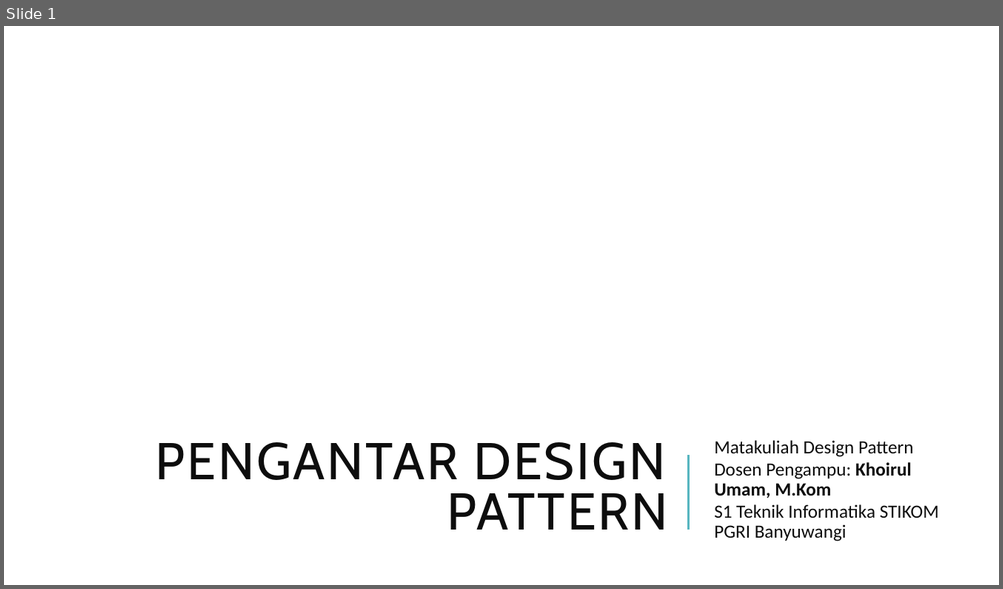
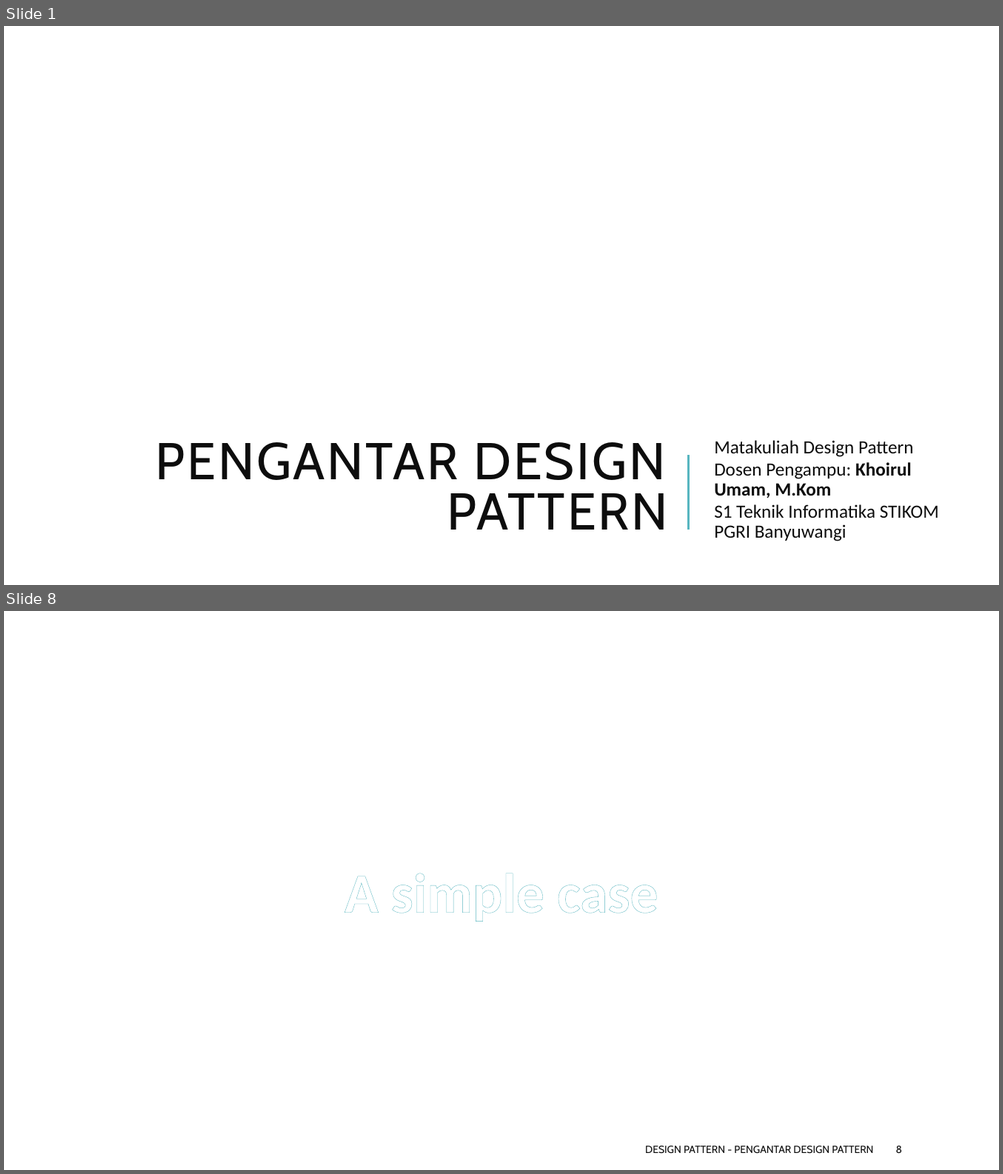
Before and after one commit to ksatria/MK-Design-Pattern, a slide deck: PPT/Design Pattern 1 - Pengantar Design Pattern.pptx. Shown one above the other, each under a label of ours: slide 1 before the commit, slides 1 and 8 after it; the slides between them are not shown. The pictures are 1003x589 and 1003x1174 pixels, drawn with LibreOffice and Linux fonts; fonts in the diff are those of the drawing; background and template pictures are left out. Boxes give left, top, right and bottom in pixels: in the first picture for what was removed or moved away, otherwise in the second. Text is boxed around its words. In the diff, an @@ line names an element or a change of style, - is before the commit and + after.

```diff
--- a/PPT/Design Pattern 1 - Pengantar Design Pattern.pptx
+++ b/PPT/Design Pattern 1 - Pengantar Design Pattern.pptx
@@ slide 8 added at (4,611,999,1170), background #FFFFFF @@
@@ text added at (344,873,658,922), 54 pt, text #FFFFFF, bold @@
+A simple case
@@ text added at (645,1146,873,1154), 10 pt, text #0D0D0D @@
+DESIGN PATTERN - PENGANTAR DESIGN PATTERN
@@ page number added at (896,1146,902,1153), 10 pt, text #0D0D0D @@
+8
```
Also in this commit, not shown: 4 slides changed, 5 other slides added.
